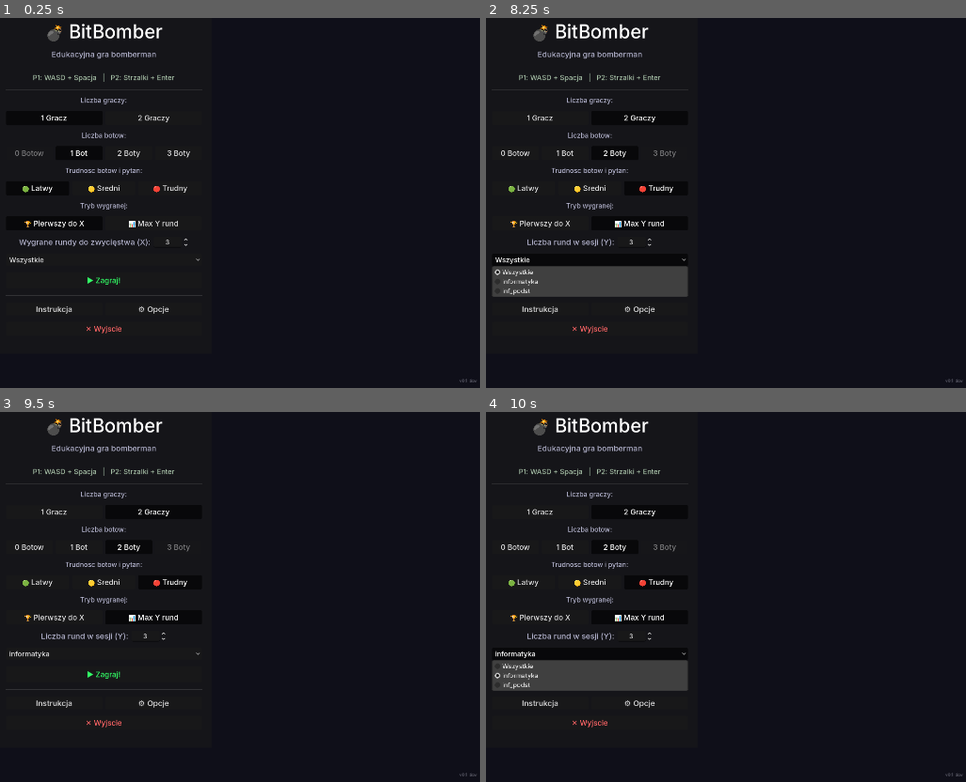
Above: before the commit, frames 1-4 (two rows, left to right).
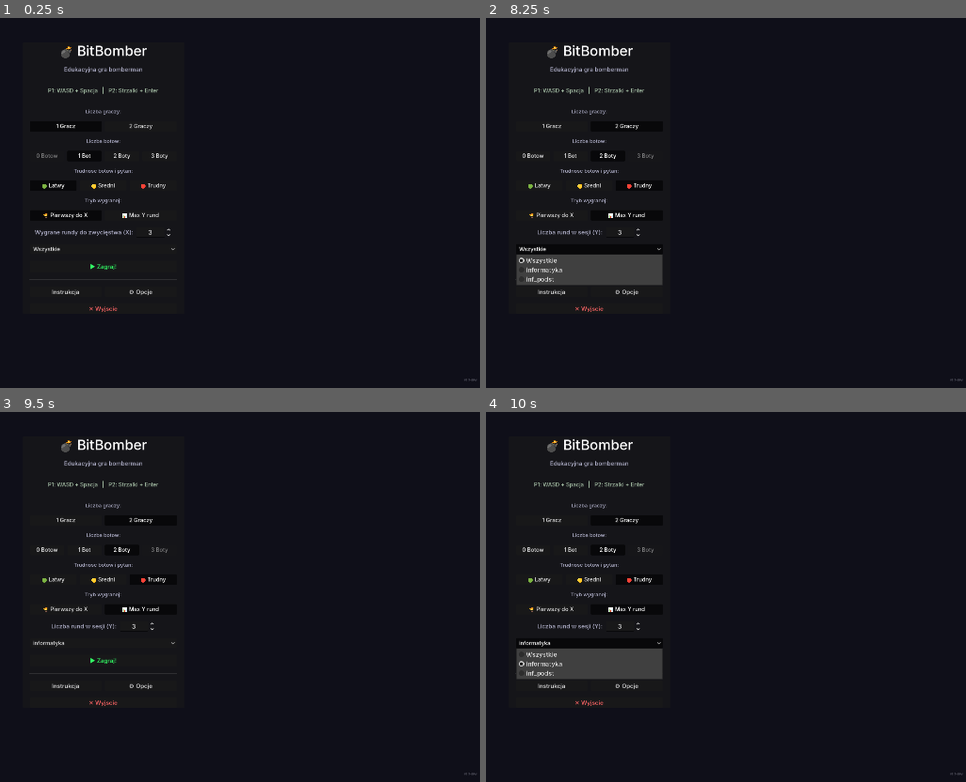
Above: after the commit, the same moments.

Repository: DaVideX12324/BitBomber
Game: Godot game, scene res://scenes/game.tscn
Two runs of this game, one before a commit and one after it. Both use one fixed random seed, a clock stepped at 60 frames per second and the inputs below.
Inputs:
- Up to frame 1 (0.25 s): no input
- Up to frame 2 (8.25 s): click "1 Gracz" at 0.5 s; click "2 Graczy" at 1.25 s; click "0 Botow" at 2 s; click "1 Bot" at 2.75 s; click "2 Boty" at 3.5 s; click "🟢 Latwy" at 4.25 s; click "🟡 Sredni" at 5 s; click "🔴 Trudny" at 5.75 s; click "🏆 Pierwszy do X" at 6.5 s; click "📊 Max Y rund" at 7.25 s; click "Wszystkie" at 8 s
- Up to frame 3 (9.5 s): click "▶ Zagraj!" at 8.75 s
- Up to frame 4 (10 s): click "informatyka" at 9.5 s

The runs differ from the first frame. In frame 1, 3.8% of the frame differs, in the area x 1-100%, y 1-99%; in frame 2, 6.2%; in frame 3, 3.7%; in frame 4, 6.2%.

Commit message:
Use screen height for UI scaling & cleanups
Update UI scaling to detect mode from vertical resolution (SettingsManager.resolution.y / DisplayServer.window_get_size().y) and adjust thresholds to XLARGE >=2160, LARGE >1080, NORMAL >900, else SMALL. Remove a redundant window/size/mode entry from project.godot. Remove explicit font_size overrides for the start and quit buttons in main_menu.gd to rely on centralized UIScaleManager sizing.

Diff:
--- a/autoloads/ui_scale_manager.gd
+++ b/autoloads/ui_scale_manager.gd
@@ -113,12 +113,12 @@
 # ---------------------------------------------------------------------------
 
 func _detect_mode() -> ScaleMode:
-	var w : int = SettingsManager.resolution.x
-	if w <= 0:
-		w = DisplayServer.window_get_size().x
-	if   w >= 2560: return ScaleMode.XLARGE
-	elif w >= 1920: return ScaleMode.LARGE
-	elif w >= 1280: return ScaleMode.NORMAL
+	var y : int = SettingsManager.resolution.y
+	if y <= 0:
+		y = DisplayServer.window_get_size().y
+	if   y >= 2160: return ScaleMode.XLARGE
+	elif y > 1080: return ScaleMode.LARGE
+	elif y > 900: return ScaleMode.NORMAL
 	else:           return ScaleMode.SMALL
 
 
--- a/project.godot
+++ b/project.godot
@@ -34,7 +34,6 @@
 
 window/size/viewport_width=1920
 window/size/viewport_height=1080
-window/size/mode=4
 window/size/initial_position_type=4
 window/stretch/aspect="ignore"
 window/vsync/vsync_mode=0
--- a/scripts/main_menu.gd
+++ b/scripts/main_menu.gd
@@ -134,9 +134,7 @@
 		(btn as Button).custom_minimum_size = UIScaleManager.sz2(BASE_BTN_WIN.x,  BASE_BTN_WIN.y)
 		(btn as Button).add_theme_font_size_override("font_size",UIScaleManager.px(19))
 	_start_btn.custom_minimum_size = UIScaleManager.sz2(BASE_BTN_START.x, BASE_BTN_START.y)
-	_start_btn.add_theme_font_size_override("font_size",UIScaleManager.px(19))
 	_quit_btn.custom_minimum_size  = UIScaleManager.sz2(BASE_BTN_QUIT.x,  BASE_BTN_QUIT.y)
-	_quit_btn.add_theme_font_size_override("font_size",UIScaleManager.px(19))
 
 
 # ---------------------------------------------------------------------------
